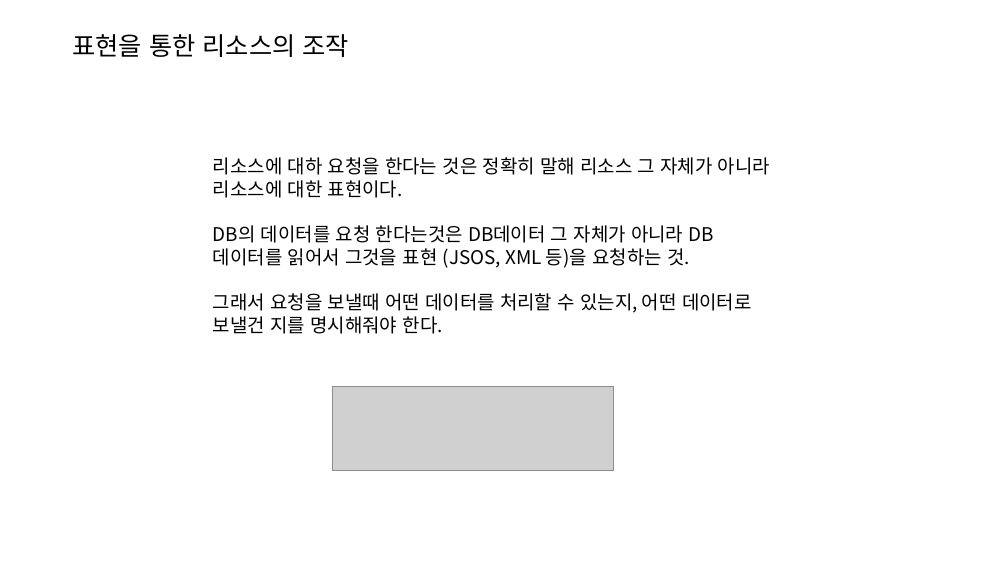
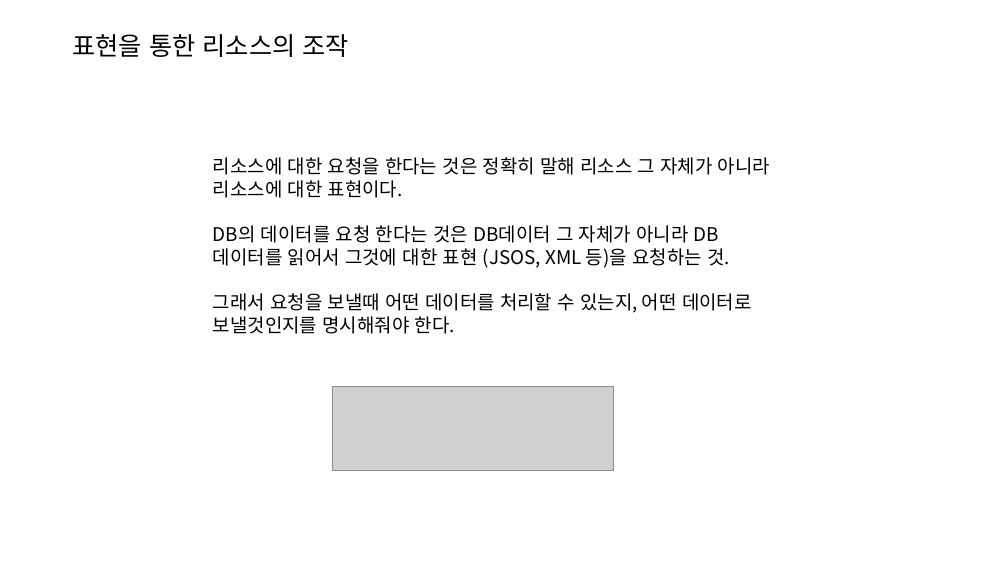
Before and after one commit to joonYK/study-boot-rest, a slide deck: slide 17 of SpringBoot Rest API.pptx. Drawn at 1008x567 pixels with LibreOffice and Linux fonts; fonts in the diff are those of the drawing; grey boxes stand for pictures. Boxes give left, top, right and bottom in pixels: in the first picture for what was removed or moved away, otherwise in the second. Text is boxed around its words. In the diff, an @@ line names an element or a change of style, - is before the commit and + after.

```diff
--- a/SpringBoot Rest API.pptx
+++ b/SpringBoot Rest API.pptx
@@ text at (213,157,770,334): text changed @@
-리소스에 대하 요청을 한다는 것은 정확히 말해 리소스 그 자체가 아니라 리소스에 대한 표현이다.
-DB의 데이터를 요청 한다는것은 DB데이터 그 자체가 아니라 DB데이터를 읽어서 그것을 표현 (JSOS, XML 등)을 요청하는 것.
-그래서 요청을 보낼때 어떤 데이터를 처리할 수 있는지, 어떤 데이터로 보낼건 지를 명시해줘야 한다.
+리소스에 대한 요청을 한다는 것은 정확히 말해 리소스 그 자체가 아니라 리소스에 대한 표현이다.
+DB의 데이터를 요청 한다는 것은 DB데이터 그 자체가 아니라 DB데이터를 읽어서 그것에 대한 표현 (JSOS, XML 등)을 요청하는 것.
+그래서 요청을 보낼때 어떤 데이터를 처리할 수 있는지, 어떤 데이터로 보낼것인지를 명시해줘야 한다.
```
Also in this commit, not shown: 5 other slides changed.
